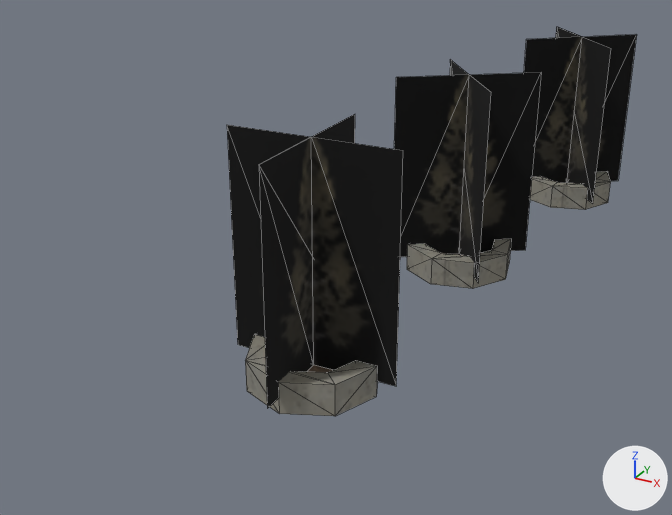
Two versions of the OBJ model examples/vehicle-playground/res/models/urban/procgen-procpain-tree-park-pine-large-x2z1.obj, one commit apart.
Both versions are drawn from a camera (50 mm lens) standing at (-12.1, -31.6, 18.2) and looking at (-29.8, 0.5, 2.1). Arrows for +X, +Y and +Z are at lower right; the lights stay in place. The picture after the commit comes second. Mesh edges are drawn as thin lines. Where no turn or scale is listed for an object, it has been applied to the vertices. Vertices at exactly the same position are counted once.

In view in the first picture: 'procgen-procpain-tree-park-pine-large-x2z1'.
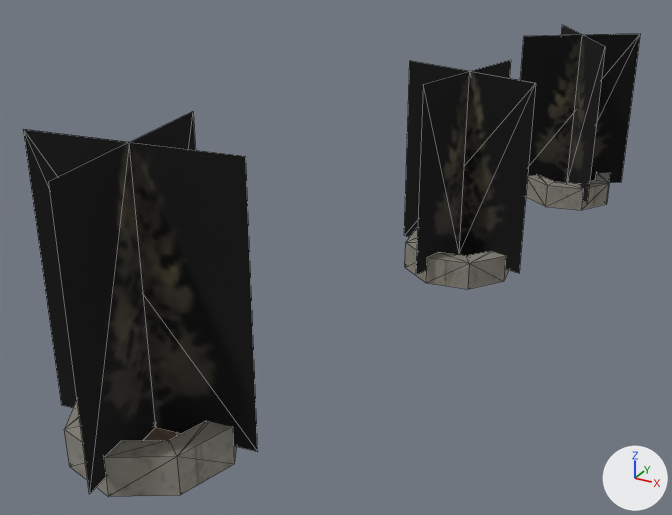
What differs and where, as boxes [x1, y1, x2, y2] in the pictures (672 x 515 px; the box of a moved part takes in the faces that stretch with it):
'procgen-procpain-tree-park-pine-large-x2z1', reshaped (50% wider, 21% taller)
    before: [227, 27, 637, 416]
    after: [23, 25, 640, 497]
part 1 of me_procgen_procpain_tree_park_pine_large_x2z1, moved or reshaped
    before: [394, 59, 541, 282]
    after: [404, 60, 536, 275]
part 2 of me_procgen_procpain_tree_park_pine_large_x2z1, moved or reshaped
    before: [524, 27, 637, 203]
    after: [23, 112, 258, 494]
part 3 of me_procgen_procpain_tree_park_pine_large_x2z1, moved or reshaped
    before: [227, 114, 403, 409]
    after: [520, 25, 640, 203]
part 4 of me_procgen_procpain_tree_park_pine_large_x2z1, moved or reshaped
    before: [407, 239, 511, 289]
    after: [405, 228, 509, 289]
part 5 of me_procgen_procpain_tree_park_pine_large_x2z1, moved or reshaped
    before: [530, 171, 611, 210]
    after: [64, 401, 237, 497]
part 6 of me_procgen_procpain_tree_park_pine_large_x2z1, moved or reshaped
    before: [245, 335, 378, 416]
    after: [526, 173, 610, 210]

Edits to the bpy script that builds the scene:
```text
Change me_procgen_procpain_tree_park_pine_large_x2z1:
    used by ob_procgen_procpain_tree_park_pine_large_x2z1; location = (0.0, 0.0, 0.0)
    remove me_procgen_procpain_tree_park_pine_large_x2z1.from_pydata(...)  # 126 vertices, 204 faces; spans x -30.7..-22.5, y -8.9..21.4, z 0.0..9.4
    add me_procgen_procpain_tree_park_pine_large_x2z1.from_pydata(...)  # 126 vertices, 204 faces; spans x -33.5..-22.3, y -15.4..21.6, z 0.0..10.4
    me_procgen_procpain_tree_park_pine_large_x2z1 part 1: the loose piece of 10 vertices spanning x -29.2..-24.0, y 4.1..9.3, z 0.6..9.1 is turned -140.4 degrees about the z axis through its middle and scaled by 1.02, then moved by (0.0, 0.0, 0.1)
    me_procgen_procpain_tree_park_pine_large_x2z1 part 2: the loose piece of 10 vertices spanning x -27.3..-22.5, y 16.6..21.4, z 0.6..9.0 is turned 56.3 degrees about the z axis through its middle and scaled by 1.17, then moved by (-4.9, -30.7, 0.8)
    me_procgen_procpain_tree_park_pine_large_x2z1 part 3: the loose piece of 10 vertices spanning x -30.7..-24.0, y -8.9..-2.3, z 0.6..9.4 is turned 123.6 degrees about the z axis through its middle and scaled by 0.966, then moved by (2.5, 24.6, -0.2)
    me_procgen_procpain_tree_park_pine_large_x2z1 part 4: the loose piece of 32 vertices spanning x -29.0..-24.1, y 4.2..9.2, z 0.0..1.3 is turned -140.4 degrees about the z axis through its middle and scaled by 1.02
    me_procgen_procpain_tree_park_pine_large_x2z1 part 5: the loose piece of 32 vertices spanning x -27.4..-22.5, y 16.5..21.4, z 0.0..1.2 is turned 56.3 degrees about the z axis through its middle and scaled by 1.17, then moved by (-4.9, -30.7, 0.1)
    me_procgen_procpain_tree_park_pine_large_x2z1 part 6: the loose piece of 32 vertices spanning x -30.0..-24.8, y -8.2..-3.0, z 0.0..1.3 is turned 123.6 degrees about the z axis through its middle and scaled by 0.966, then moved by (2.5, 24.6, 0.0)
```
